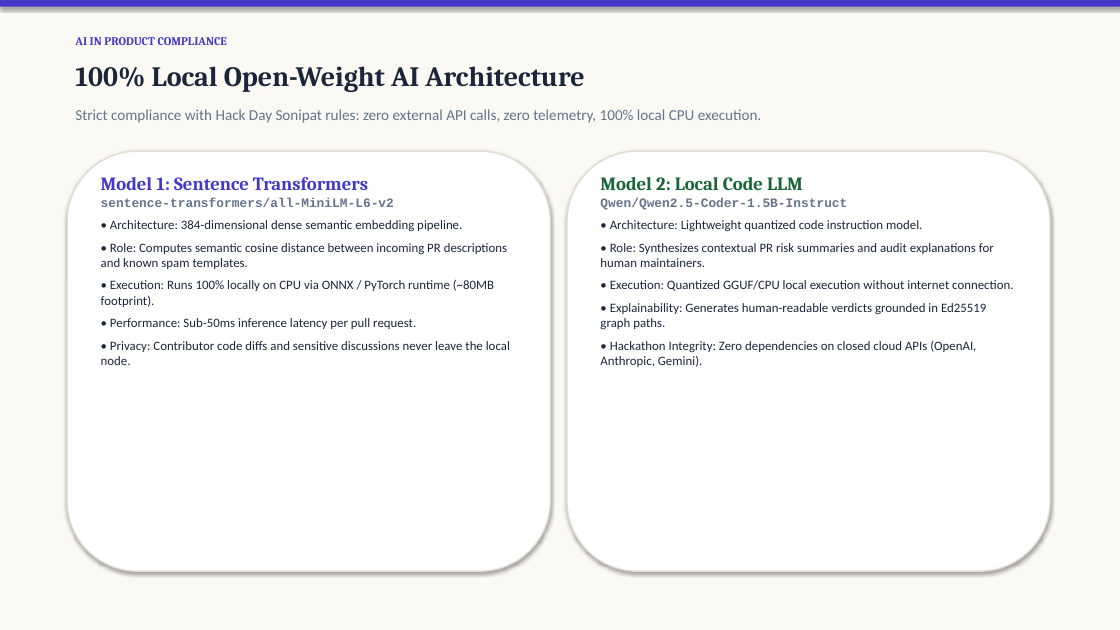
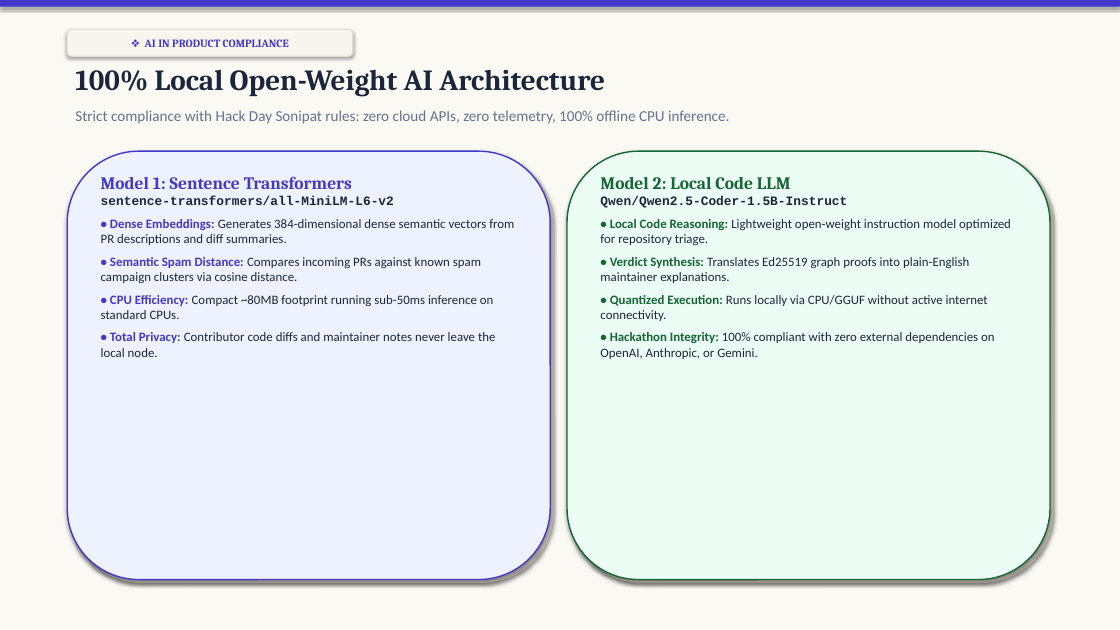
Before and after one commit to dhruvv26420-jpg/Check_All_In, a slide deck: slide 8 of Check_All_In.pptx (slide 7 before the commit). Drawn at 1120x630 pixels with LibreOffice and Linux fonts; fonts in the diff are those of the drawing. Boxes give left, top, right and bottom in pixels: in the first picture for what was removed or moved away, otherwise in the second. Text is boxed around its words. In the diff, an @@ line names an element or a change of style, - is before the commit and + after.

Commit message:
feat: enhance Check_All_In.pptx with tactile paper styling, storytelling personas, and live website visuals

```diff
--- a/Check_All_In.pptx
+++ b/Check_All_In.pptx
@@ rounded rectangle "❖ AI IN PRODUCT COMPLIANCE" resized from (x1=75, y1=37, x2=227, y2=45) to (x1=67, y1=29, x2=353, y2=56) @@
@@ rounded rectangle "❖ AI IN PRODUCT COMPLIANCE" at (x1=67, y1=29, x2=353, y2=56): vertical alignment top to middle; fill none to #F8F5EE; outline none to #E2DDD3 1 pt; shadow on @@
@@ text "100% Local Open-Weight AI Architecture" at (x1=75, y1=69, x2=605, y2=97): size 24 to 25 pt @@
@@ text in rounded rectangle at (x1=145, y1=39, x2=289, y2=47): text changed; size 10 to 9.5 pt @@
-AI IN PRODUCT COMPLIANCE
+❖ AI IN PRODUCT COMPLIANCE
@@ text at (x1=75, y1=110, x2=729, y2=124): text changed @@
-Strict compliance with Hack Day Sonipat rules: zero external API calls, zero telemetry, 100% local CPU execution.
+Strict compliance with Hack Day Sonipat rules: zero cloud APIs, zero telemetry, 100% offline CPU inference.
@@ rounded rectangle added at (x1=67, y1=151, x2=550, y2=580), fill #EEF2FF, outline #4338CA 1.2 pt @@
@@ rounded rectangle resized from (x1=67, y1=151, x2=550, y2=571) to (x1=71, y1=155, x2=554, y2=583) @@
@@ rounded rectangle at (x1=71, y1=155, x2=554, y2=583): fill #FFFFFF to #DCD5C9; outline #E2DDD3 1.2 pt to none @@
@@ text at (x1=101, y1=176, x2=394, y2=205): size 16 to 15 pt in "Model 1: Sentence Transformers"; text colour #64748B to #1B263B in "sentence-transformers/all-MiniLM-L6-v2" @@
@@ rounded rectangle resized from (x1=567, y1=151, x2=1050, y2=571) to (x1=567, y1=151, x2=1050, y2=580) @@
@@ rounded rectangle at (x1=567, y1=151, x2=1050, y2=580): fill #FFFFFF to #ECFDF5; outline #E2DDD3 1.2 pt to #166534 1.2 pt @@
@@ rounded rectangle added at (x1=571, y1=155, x2=1054, y2=583), fill #DCD5C9 @@
@@ text at (x1=600, y1=177, x2=847, y2=208): size 16 to 15 pt in "Model 2: Local Code LLM"; text colour #64748B to #1B263B in "Qwen/Qwen2.5-Coder-1.5B-Instruct" @@
@@ text at (x1=101, y1=219, x2=514, y2=357): text changed @@
-• Architecture: 384-dimensional dense semantic embedding pipeline.
-• Role: Computes semantic cosine distance between incoming PR descriptions and known spam templates.
-• Execution: Runs 100% locally on CPU via ONNX / PyTorch runtime (~80MB footprint).
-• Performance: Sub-50ms inference latency per pull request.
-• Privacy: Contributor code diffs and sensitive discussions never leave the local node.
+• Dense Embeddings: Generates 384-dimensional dense semantic vectors from PR descriptions and diff summaries.
+• Semantic Spam Distance: Compares incoming PRs against known spam campaign clusters via cosine distance.
+• CPU Efficiency: Compact ~80MB footprint running sub-50ms inference on standard CPUs.
+• Total Privacy: Contributor code diffs and maintainer notes never leave the local node.
@@ text at (x1=600, y1=219, x2=1011, y2=359): text changed @@
-• Architecture: Lightweight quantized code instruction model.
-• Role: Synthesizes contextual PR risk summaries and audit explanations for human maintainers.
-• Execution: Quantized GGUF/CPU local execution without internet connection.
-• Explainability: Generates human-readable verdicts grounded in Ed25519 graph paths.
-• Hackathon Integrity: Zero dependencies on closed cloud APIs (OpenAI, Anthropic, Gemini).
+• Local Code Reasoning: Lightweight open-weight instruction model optimized for repository triage.
+• Verdict Synthesis: Translates Ed25519 graph proofs into plain-English maintainer explanations.
+• Quantized Execution: Runs locally via CPU/GGUF without active internet connectivity.
+• Hackathon Integrity: 100% compliant with zero external dependencies on OpenAI, Anthropic, or Gemini.
```
Also in this commit, not shown: 6 other slides changed, 3 slides added, 3 slides removed, 1 other file.
